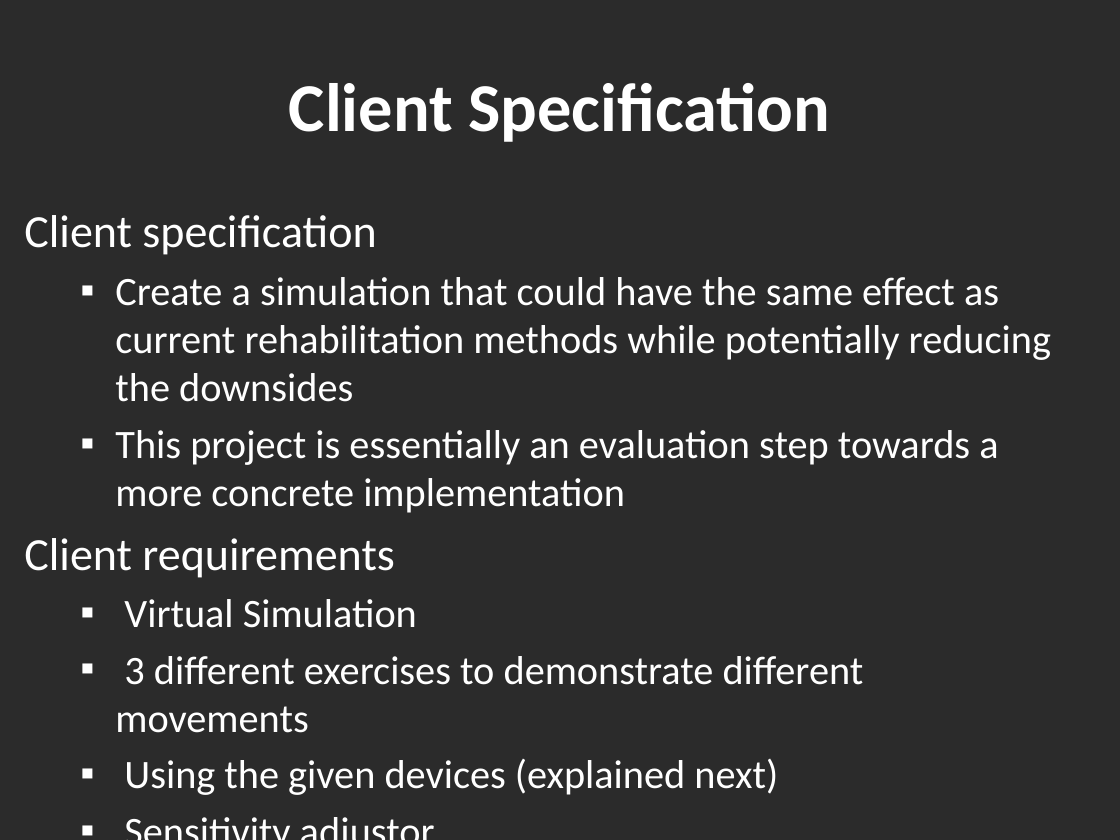
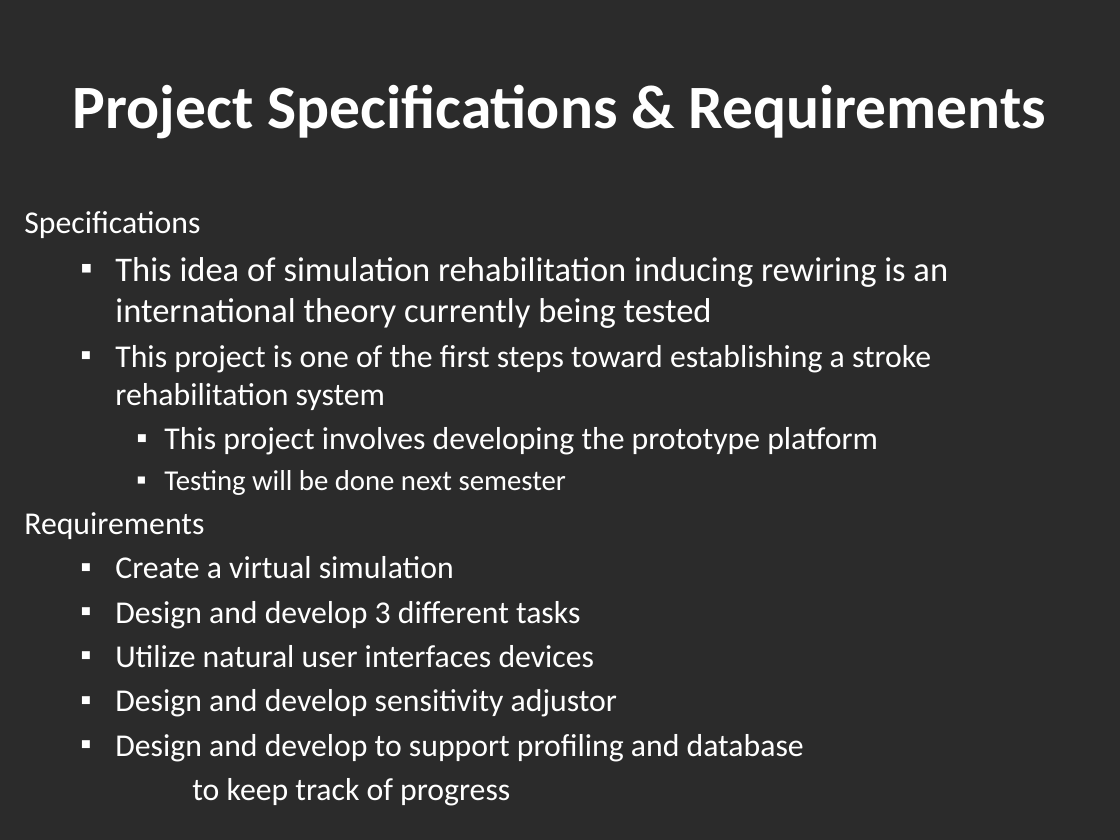
Before and after one commit to Hankli/VirtualEnvironments-Project, a slide deck: slide 5 of Documents/Presentations/Final Presentation v2.pptx. Drawn at 1120x840 pixels with LibreOffice and Linux fonts; fonts in the diff are those of the drawing; background and template pictures are left out; a plain dark background stands for a picture behind light text. Boxes give left, top, right and bottom in pixels: in the first picture for what was removed or moved away, otherwise in the second. Text is boxed around its words. In the diff, an @@ line names an element or a change of style, - is before the commit and + after.

```diff
--- a/Documents/Presentations/Final Presentation v2.pptx
+++ b/Documents/Presentations/Final Presentation v2.pptx
@@ title at [73, 84, 1046, 139]: text changed; size 44 to 39.6 pt @@
-Client Specification
+Project Specifications & Requirements
@@ text at [24, 211, 948, 806]: text changed; size 25.9 to 20.4 pt @@
-Client specification
-  ▪ Create a simulation that could have the same effect as current rehabilitation methods while potentially reducing the downsides
-  ▪ This project is essentially an evaluation step towards a more concrete implementation
-Client requirements
-  ▪ Virtual Simulation
-  ▪ 3 different exercises to demonstrate different movements
-  ▪ Using the given devices (explained next)
-  ▪ Sensitivity adjustor
-  ▪ Profiling and database to keep track of progress
+Specifications
+  ▪ This idea of simulation rehabilitation inducing rewiring is an international theory currently being tested
+  ▪ This project is one of the first steps toward establishing a stroke rehabilitation system
+    ▪ This project involves developing the prototype platform
+    ▪ Testing will be done next semester
+Requirements
+  ▪ Create a virtual simulation
+  ▪ Design and develop 3 different tasks
+  ▪ Utilize natural user interfaces devices
+  ▪ Design and develop sensitivity adjustor
+  ▪ Design and develop to support profiling and database
+  to keep track of progress
```
Also in this commit, not shown: 16 other slides changed, 7 other files.
